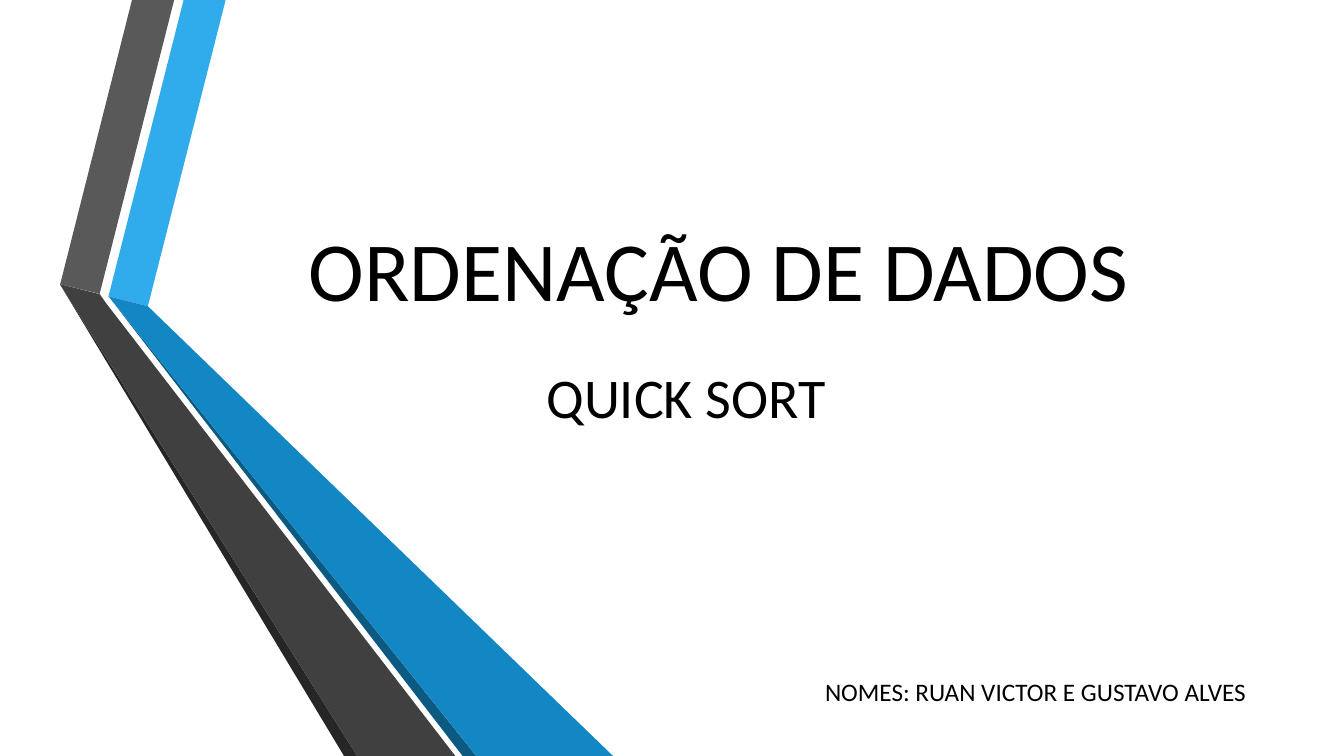
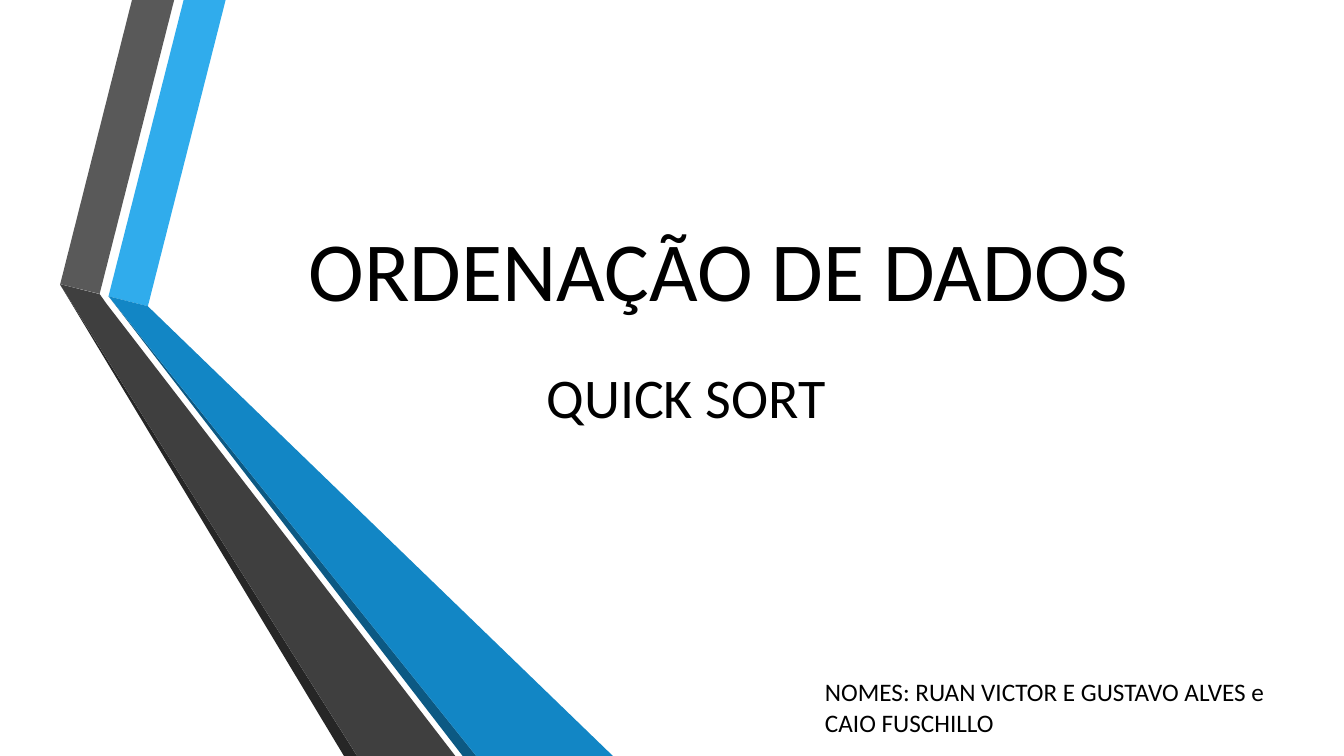
Before and after one commit to Gustavo-lind0/FATEC-IPIRANGA-PEM2025-1-2040482422041-Gustavo, a slide deck: slide 1 of PEM2025-1-Atividades-N1-N2/PEM2025-1-Atividades-N2/PEM-Atividade-N2-3/PEM-Atividade-N2-3.pptx. Drawn at 1344x756 pixels with LibreOffice and Linux fonts; fonts in the diff are those of the drawing; background and template pictures are left out. Boxes give left, top, right and bottom in pixels: in the first picture for what was removed or moved away, otherwise in the second. Text is boxed around its words. In the diff, an @@ line names an element or a change of style, - is before the commit and + after.

```diff
--- a/PEM2025-1-Atividades-N1-N2/PEM2025-1-Atividades-N2/PEM-Atividade-N2-3/PEM-Atividade-N2-3.pptx
+++ b/PEM2025-1-Atividades-N1-N2/PEM2025-1-Atividades-N2/PEM-Atividade-N2-3/PEM-Atividade-N2-3.pptx
@@ freeform shape at [60, 284, 456, 756]: fill #404040 to #3F3F3F @@
@@ freeform shape at [109, 296, 476, 756]: fill #0C5A82 to #0C5983 @@
@@ freeform shape at [109, 296, 613, 756]: fill #1287C3 to #1286C5 @@
@@ text at [825, 684, 1264, 732]: text changed @@
-NOMES: RUAN VICTOR E GUSTAVO ALVES
+NOMES: RUAN VICTOR E GUSTAVO ALVES e CAIO FUSCHILLO
```
Also in this commit, not shown: 8 other slides changed, 1 other file.
